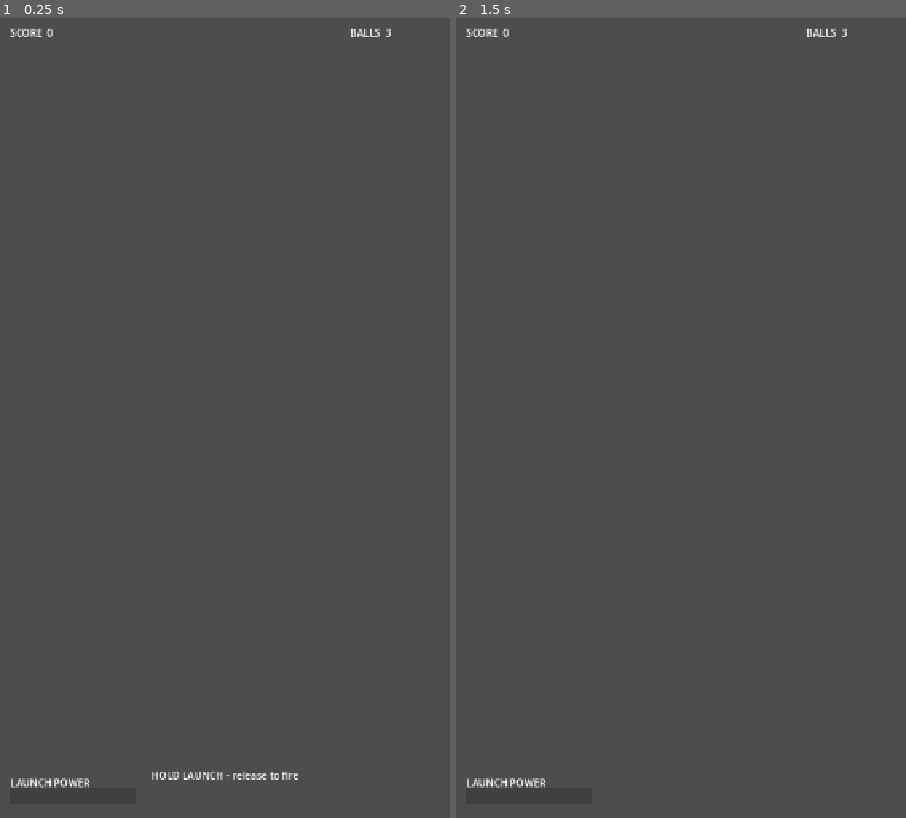
Above: before the commit, frames 1-2 (left to right).
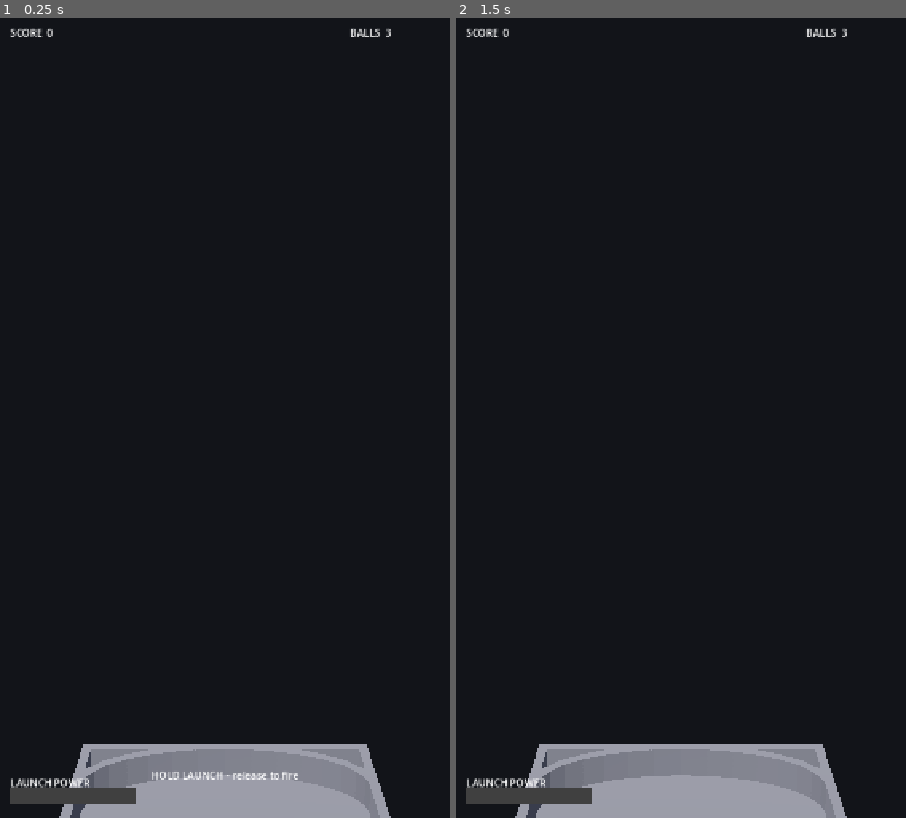
Above: after the commit, the same moments.

Repository: Synthetic-Virus/pinball-game
Game: Godot game, scene res://scenes/Table.tscn
Same seed, same stepped clock (60 frames per second), same inputs: the game is played once before the commit and once after it.
Inputs (mouse positions are in pixels of both pictures, inside the frame that each line leads up to):
- Up to frame 1 (0.25 s): no input
- Up to frame 2 (1.5 s): tap Enter at 0.5 s; move the mouse to (780, 378) at 0.52 s; hold D (right_flipper) 0.53-1.25 s; tap Up (nudge) at 0.6 s; click (780, 378) at 0.67 s; tap Space (launch) at 1.25 s; drag from (591, 458) to (658, 578) at 1.27 s

The runs differ from the first frame. In frame 1, 99% of the frame differs, in the area x 0-100%, y 0-100%; in frame 2, 99%.

Commit message:
fix: add missing presentation layer (camera, light, environment)
The 3D table rendered as an empty gray viewport: the element scripts build their
own gray-box MeshInstance3D geometry, but the scene had NO Camera3D and NO light
anywhere, so the viewport showed only the clear color and any meshes were unlit.
table.gd's own header documented an Environment/Camera/Light branch that was never
implemented. Add _build_presentation() (WorldEnvironment ambient + DirectionalLight3D
+ a current Camera3D framing the tilted playfield from the drain end). Shadows off
on purpose (web-perf; headline FPS gate). Camera framing is tunable and to be
verified on the web demo (thin client cannot preview rendering).

Co-Authored-By: Claude Opus 4.8 <noreply@anthropic.com>

Diff:
--- a/scripts/table.gd
+++ b/scripts/table.gd
@@ -63,6 +63,7 @@
 
 
 func _ready() -> void:
+	_build_presentation()
 	_build_playfield()
 	_build_static_geometry()
 	_build_dynamic_elements()
@@ -71,6 +72,57 @@
 	# Kick off the first ball through the flow state machine, not directly.
 	if game_flow != null and game_flow.has_method("start_game"):
 		game_flow.start_game()
+
+
+## Build the presentation layer: a camera to view the table, a light to lit the gray-box meshes,
+## and an environment for ambient fill + background. WHY THIS EXISTS: the table elements build their
+## own MeshInstance3D geometry, but a 3D scene with no Camera3D renders only the clear color (the
+## "empty gray table" bug) and unlit meshes are invisible without a light. These nodes are added to
+## the Table ROOT (this node, unrotated) - not the tilted Playfield - so the camera/light placement
+## is reasoned in world space. Gray-box only; art/lighting polish is a later slice.
+##
+## Camera placement: the table is centered at the origin, tilted TableConfig.TILT_DEG about X so the
+## arch end (local -Z) rises and the drain end (local +Z) drops. We sit the camera above and behind
+## the drain end (high +Z, elevated) and aim up-table so the whole playfield reads like a real
+## cabinet view. The three CAMERA_/LIGHT_ tunables below are deliberately easy to nudge once seen on
+## the demo, since framing cannot be previewed on the thin-client laptop (verify on the web demo).
+func _build_presentation() -> void:
+	# Tunables - adjust framing/feel after viewing the deployed web demo.
+	const CAMERA_POS: Vector3 = Vector3(0.0, 34.0, 50.0)
+	const CAMERA_LOOK_AT: Vector3 = Vector3(0.0, 0.0, -3.0)
+	const CAMERA_FOV: float = 50.0
+	const LIGHT_EULER_DEG: Vector3 = Vector3(-50.0, -20.0, 0.0)
+
+	# Environment: dark background plus ambient fill so the neutral gray boxes are legible even on the
+	# unlit faces the directional light does not reach.
+	var world_env := WorldEnvironment.new()
+	world_env.name = "Environment"
+	var env := Environment.new()
+	env.background_mode = Environment.BG_COLOR
+	env.background_color = Color(0.07, 0.08, 0.10)
+	env.ambient_light_source = Environment.AMBIENT_SOURCE_COLOR
+	env.ambient_light_color = Color(0.62, 0.66, 0.76)
+	env.ambient_light_energy = 0.45
+	world_env.environment = env
+	add_child(world_env)
+
+	# Directional light angled down the table. Shadows are OFF on purpose: shadow mapping is a known
+	# web-perf cost and the project's headline gate is smooth FPS; a gray-box does not need shadows.
+	var light := DirectionalLight3D.new()
+	light.name = "Light"
+	light.rotation_degrees = LIGHT_EULER_DEG
+	light.light_energy = 1.2
+	light.shadow_enabled = false
+	add_child(light)
+
+	# Camera framing the whole playfield from the drain end, made current so the viewport uses it.
+	var camera := Camera3D.new()
+	camera.name = "Camera"
+	camera.fov = CAMERA_FOV
+	camera.position = CAMERA_POS
+	camera.look_at(CAMERA_LOOK_AT, Vector3.UP)
+	camera.current = true
+	add_child(camera)
 
 
 ## Create the tilted Playfield node that every table element is parented under.
